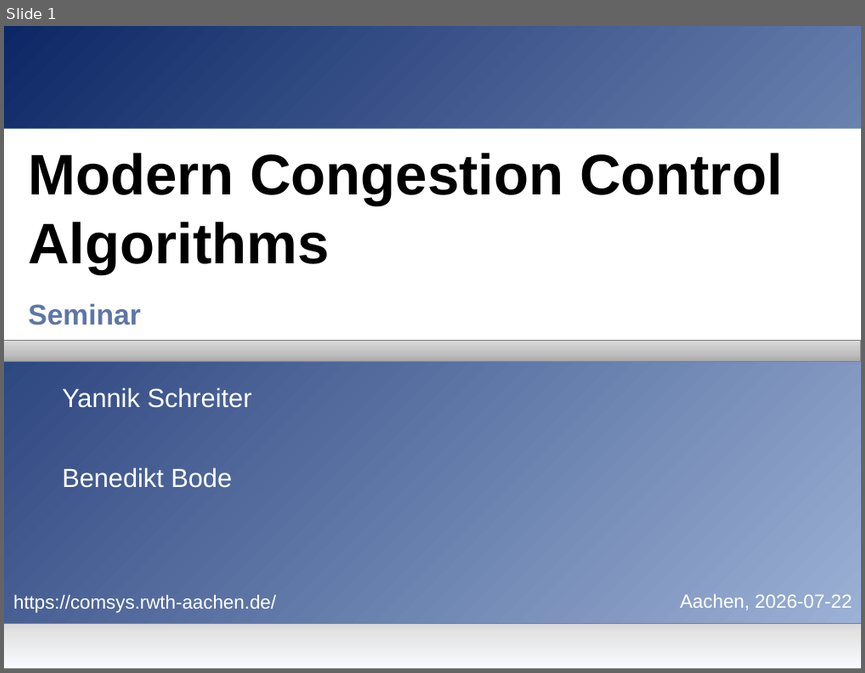
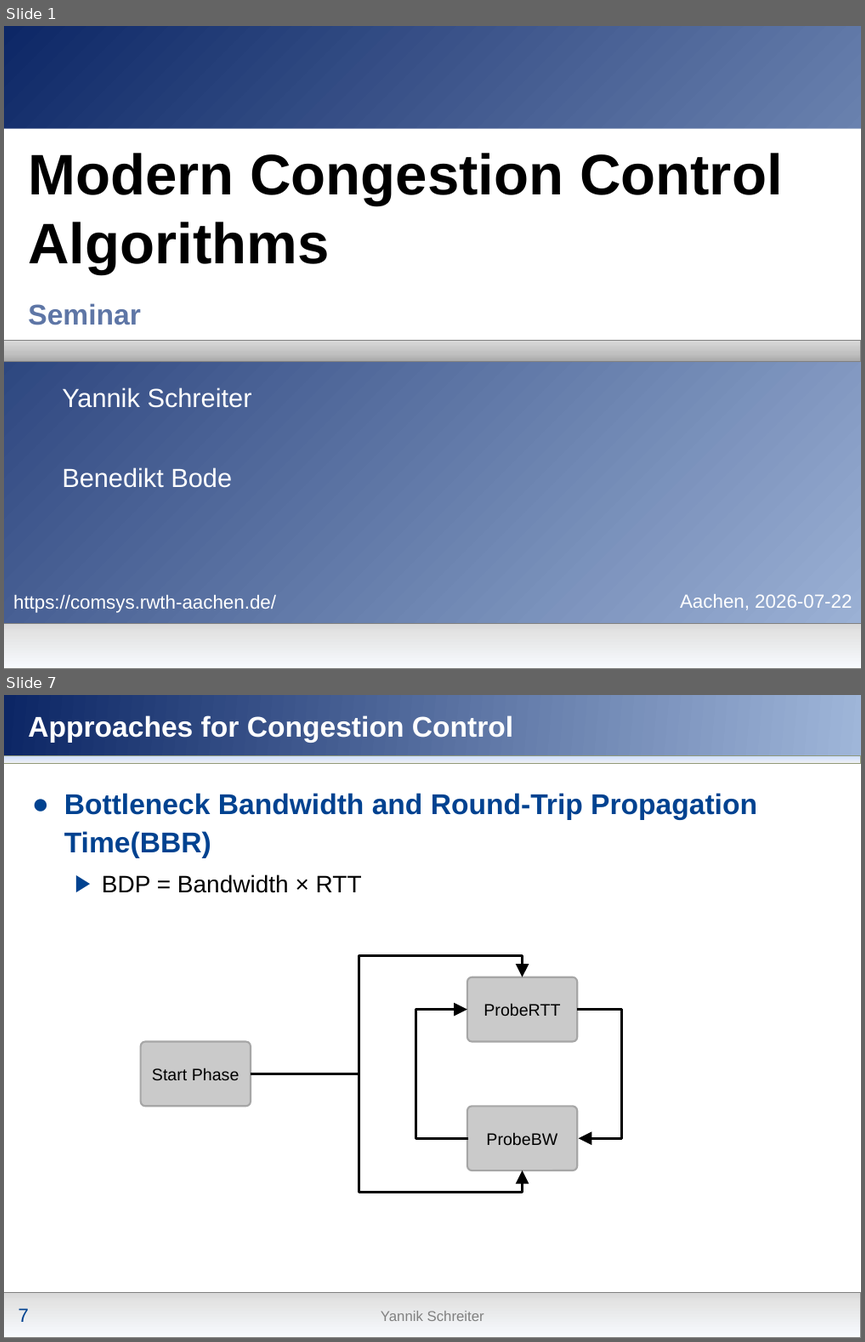
Before and after one commit to nochlachstdu/Seminararbeit, a slide deck: Modern_Congestion_Control.pptx. Shown one above the other, each under a label of ours: slide 1 before the commit, slides 1 and 7 after it; the slides between them are not shown. The pictures are 865x673 and 865x1342 pixels, drawn with LibreOffice and Linux fonts; fonts in the diff are those of the drawing; background and template pictures are left out. Boxes give left, top, right and bottom in pixels: in the first picture for what was removed or moved away, otherwise in the second. Text is boxed around its words. In the diff, an @@ line names an element or a change of style, - is before the commit and + after.

```diff
--- a/Modern_Congestion_Control.pptx
+++ b/Modern_Congestion_Control.pptx
@@ slide 7 added at (4,695,861,1338), background gradient #00418F to #5677C1 @@
@@ rectangle added at (4,695,861,774), fill gradient #0C2665 to #9FB6D9 @@
@@ title added at (28,715,513,743), 24 pt, text #FFFFFF, bold @@
+Approaches for Congestion Control
@@ rectangle added at (4,758,861,1293), fill #FFFFFF @@
@@ rectangle added at (4,756,861,764), fill gradient #F2F2F2 to #CEDFFF, outline #919978 0.75 pt @@
@@ text added at (64,793,757,893), 24 pt, text #004290, bold @@
+● Bottleneck Bandwidth and Round-Trip Propagation Time(BBR)
+  ▶ BDP = Bandwidth × RTT
@@ elbow arrow added from (250, 1074) to (522, 977), #000000 2.25 pt @@
@@ rounded rectangle added at (467,977,577,1041), fill #CACACA, outline #A6A6A6 1.5 pt, 14 pt, text #000000 @@
+ProbeRTT
@@ elbow arrow added from (468, 1138) to (467, 1009), #000000 2.25 pt @@
@@ elbow arrow added from (577, 1009) to (578, 1138), #000000 2.25 pt @@
@@ rounded rectangle added at (140,1041,250,1106), fill #CACACA, outline #A6A6A6 1.5 pt, 14 pt, text #000000 @@
+Start Phase
@@ elbow arrow added from (250, 1074) to (522, 1170), #000000 2.25 pt @@
@@ rounded rectangle added at (467,1106,577,1169), fill #CACACA, outline #A6A6A6 1.5 pt, 14 pt, text #000000 @@
+ProbeBW
@@ rectangle added at (4,1293,861,1338), fill gradient #D9D9D9 to #E4E4E4 to #F8FBFF, outline #808080 0.75 pt @@
@@ page number added at (18,1308,29,1321), 16 pt, text #004290 @@
+7
@@ text added at (381,1310,484,1321), 12 pt, text #808080 @@
+Yannik Schreiter
```
Also in this commit, not shown: 16 slides changed, 10 other slides added.
